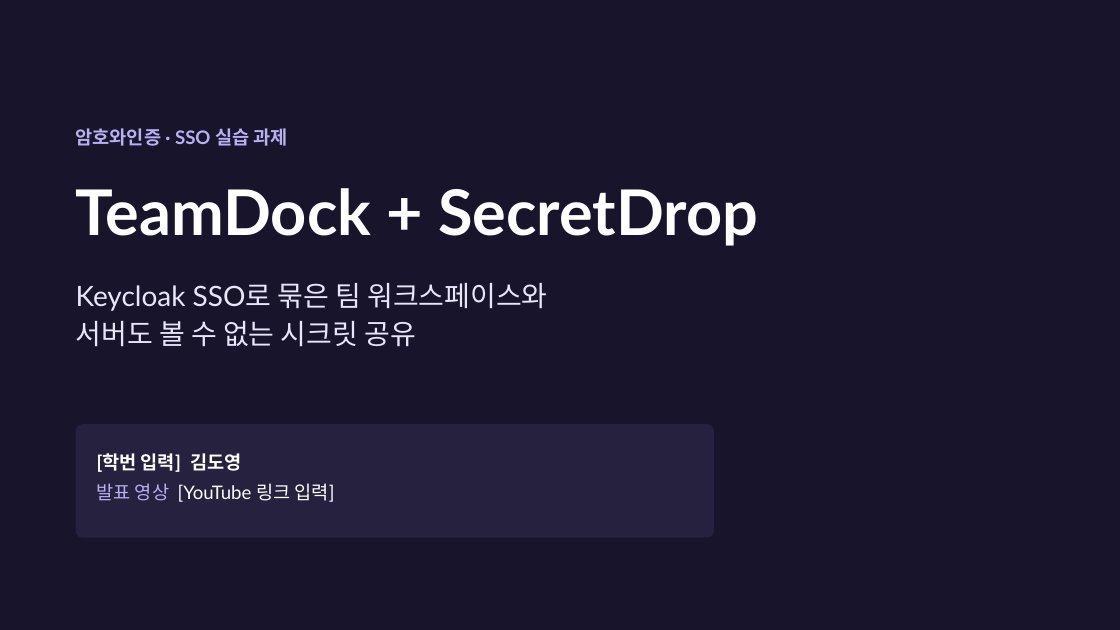
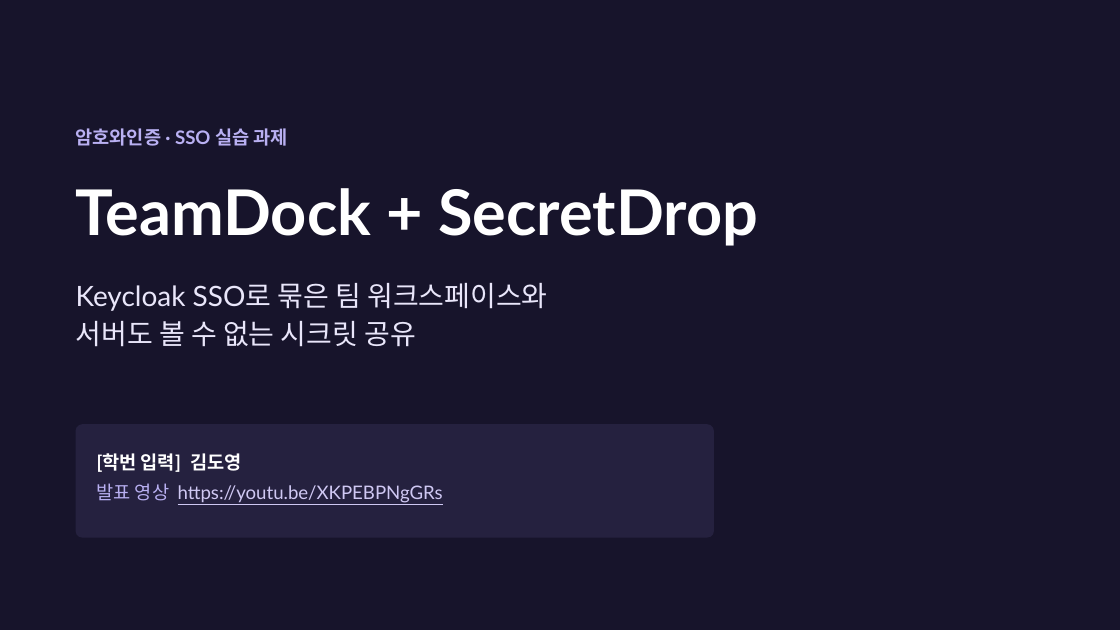
Before and after one commit to kimdoyoung1110/teamdock-secretdrop, a slide deck: slide 1 of docs/presentation/TeamDock-SecretDrop.pptx. Drawn at 1120x630 pixels with LibreOffice and Linux fonts; fonts in the diff are those of the drawing. Boxes give left, top, right and bottom in pixels: in the first picture for what was removed or moved away, otherwise in the second. Text is boxed around its words. In the diff, an @@ line names an element or a change of style, - is before the commit and + after.

Commit message:
docs: 발표 자료와 README에 발표 영상 링크 추가

```diff
--- a/docs/presentation/TeamDock-SecretDrop.pptx
+++ b/docs/presentation/TeamDock-SecretDrop.pptx
@@ text at <box>97,483,443,503</box>: text changed; text colour #FFFFFF to #CFC8F3 @@
-발표 영상 [YouTube 링크 입력]
+발표 영상 https://youtu.be/XKPEBPNgGRs
```
Also in this commit, not shown: 3 other files.
